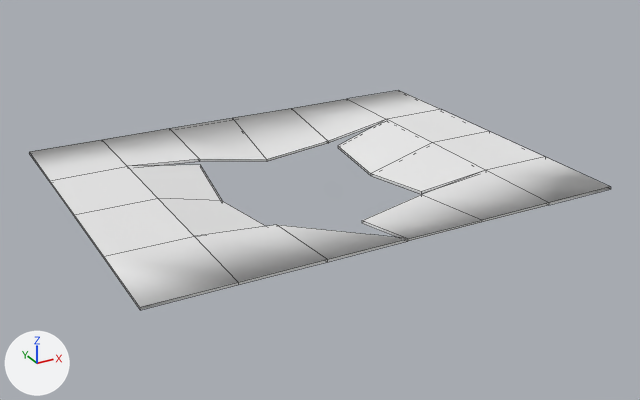
Renders of the OBJ model art/3D_Env/3D_Assets/3D_Models/Env_Models/FloorMeshCentreBroken.02.obj from each side of a commit.
Camera for both pictures: a 50 mm lens placed at (-5.0, -9.47, 4.28), pointed at (0.13, -0.14, -0.38). Lighting does not change. The marker at lower left points along +X, +Y and +Z. The older version comes first. Mesh edges are drawn as thin lines. Where no turn or scale is listed for an object, it has been applied to the vertices. Vertices at exactly the same position are counted once.

Names of what the first picture shows: 'FloorMeshCentreBroken.02'.
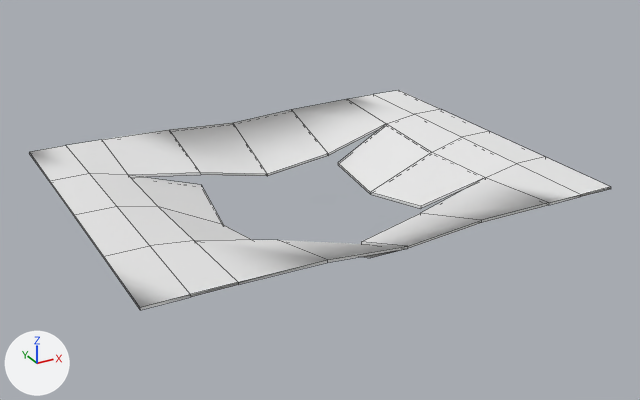
What differs and where, as boxes [x1, y1, x2, y2] in the pictures (640 x 400 px; the box of a moved part takes in the faces that stretch with it):
part 1 of me_floormeshcentrebroken_02, moved or reshaped: [33, 90, 611, 310] in both

What the commit changed:
me_floormeshcentrebroken_02 is used by ob_floormeshcentrebroken_02; location (0.0, 0.0, 0.0).
me_floormeshcentrebroken_02 had 78 vertices, 78 faces and spanned x -3.0..3.0, y -2.36..2.36, z -0.27..0.04.
me_floormeshcentrebroken_02 now has 98 vertices, 98 faces and spans x -3.0..3.0, y -2.36..2.36, z -0.53..0.04.
Part 1, on me_floormeshcentrebroken_02:
32 faces are deleted.
6 vertices in x -1.0..1.0, y -1.18..1.18, z -0.16..-0.04 move by (0.0, 0.0, -0.2).
4 vertices in x -1.0..1.0, y 2.36, z 0.01..0.04 move by (0.0, 0.0, -0.02).
4 vertices in x 0.0..2.0, y 1.18..2.36, z 0.01..0.04 move by (0.0, 0.0, -0.07).
4 vertices in x 0.0, y -1.61..-1.4, z -0.25..-0.13 move by (0.0, 0.0, -0.28).
4 vertices in x -1.0..1.0, y -1.18, z -0.18..-0.09 move by (0.0, 0.0, -0.26).
26 vertices move from x -2.0..2.0, y -2.36..1.18, z -0.27..0.04 to x -2.5..2.5, y -2.36..1.18, z -0.53..0.04.
8 vertices are added at x -1.18..2.5, y -1.18..1.18, z -0.53..0.04.
12 new vertices lie (0.5, 0.0, 0.0) away from vertices in x -3.0..2.0, y -2.36..2.36, z 0.01..0.04.
52 new faces join them.
